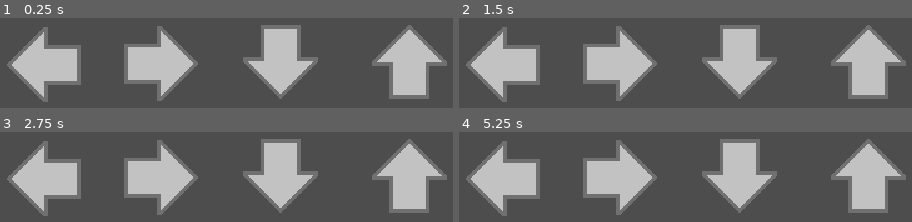
Above: before the commit, frames 1-4 (two rows, left to right).
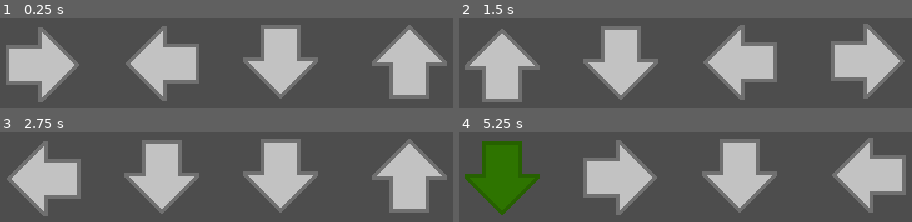
Above: after the commit, the same moments.

Repository: bowenjos/PigsquadAugust2024
Game: Godot game, scene res://Scenes/Player.tscn
The game is run twice, just before and just after one commit, with the same random seed, the same clock (stepped at 60 frames per second) and the same inputs. This scene is started directly instead of the project's main scene.
Inputs:
- Up to frame 1 (0.25 s): no input
- Up to frame 2 (1.5 s): tap Enter at 0.5 s; hold D (RightInput) 0.53-1.28 s; tap Space (Throw) at 0.6, 1.25, 1.35 s; hold S (DownInput) from 1.28 s (still down)
- Up to frame 3 (2.75 s): tap Enter at 2 s; release S (DownInput) at 2.03 s; hold D (RightInput) from 2.03 s (still down); tap Space (Throw) at 2.1 s
- Up to frame 4 (5.25 s): tap Space (Throw) at 2.75, 2.85, 3.6, 4.25, 4.35, 5.1 s; release D (RightInput) at 2.78 s; hold W (UpInput) 2.78-3.53 s; tap Enter at 3.5 s; hold A (LeftInput) 3.53-5.03 s; hold S (DownInput) from 5.03 s (still down)

The runs differ from the first frame. In frame 1, 9.0% of the frame differs, in the area x 1-44%, y 8-94%; in frame 2, 16%, in the area x 1-99%, y 6-94%; in frame 3, 4.1%; in frame 4, 13%.
Error before the commit: Invalid access to property or key 'direction' on a base object of type 'null instance'. (res://Scripts/Player.gd:33)

Commit message:
Arrow Sequence works now

Diff:
--- a/Scenes/GameScene.tscn
+++ b/Scenes/GameScene.tscn
@@ -1,12 +1,10 @@
-[gd_scene load_steps=22 format=3 uid="uid://detg57w1ysds8"]
+[gd_scene load_steps=20 format=3 uid="uid://detg57w1ysds8"]
 
 [ext_resource type="Script" path="res://Scripts/GameController.gd" id="1_ah28k"]
 [ext_resource type="Texture2D" uid="uid://kswsb0xkeaw7" path="res://Art/ShotputStart.png" id="1_l10wb"]
 [ext_resource type="PackedScene" uid="uid://b54ha8ps4qtx7" path="res://Scenes/arena.tscn" id="2_wwqv8"]
 [ext_resource type="PackedScene" uid="uid://r66rhh3nkxrp" path="res://Scenes/shot_put.tscn" id="3_7735l"]
-[ext_resource type="Script" path="res://StartingZone.gd" id="4_w2wv6"]
 [ext_resource type="Texture2D" uid="uid://byv0gd8tnb885" path="res://Art/Sky1.png" id="6_w7oyl"]
-[ext_resource type="Script" path="res://BackGround.gd" id="7_0fyyp"]
 [ext_resource type="Texture2D" uid="uid://ptfds5xc28ac" path="res://Art/Sky2.png" id="8_d41h0"]
 [ext_resource type="Texture2D" uid="uid://d26okojr8sum0" path="res://Art/Sky3.png" id="9_yrmrf"]
 [ext_resource type="Texture2D" uid="uid://rbf7f2wuk77n" path="res://Art/Sky4.png" id="10_peih6"]
@@ -36,7 +34,6 @@
 [node name="StartingZone" type="Sprite2D" parent="."]
 texture = ExtResource("1_l10wb")
 offset = Vector2(320, 240)
-script = ExtResource("4_w2wv6")
 
 [node name="ShotPut" parent="." instance=ExtResource("3_7735l")]
 z_index = 1
@@ -48,223 +45,184 @@
 [node name="Sky1_1" type="Sprite2D" parent="BackgroundHolder"]
 texture = ExtResource("6_w7oyl")
 offset = Vector2(320, -240)
-script = ExtResource("7_0fyyp")
 
 [node name="Sky1_2" type="Sprite2D" parent="BackgroundHolder"]
 position = Vector2(640, 0)
 texture = ExtResource("6_w7oyl")
 offset = Vector2(320, -240)
-script = ExtResource("7_0fyyp")
 
 [node name="Sky1_3" type="Sprite2D" parent="BackgroundHolder"]
 position = Vector2(1280, 0)
 texture = ExtResource("6_w7oyl")
 offset = Vector2(320, -240)
-script = ExtResource("7_0fyyp")
 
 [node name="Sky2_1" type="Sprite2D" parent="BackgroundHolder"]
 texture = ExtResource("8_d41h0")
 offset = Vector2(320, -720)
-script = ExtResource("7_0fyyp")
 
 [node name="Sky2_2" type="Sprite2D" parent="BackgroundHolder"]
 position = Vector2(640, 0)
 texture = ExtResource("8_d41h0")
 offset = Vector2(320, -720)
-script = ExtResource("7_0fyyp")
 
 [node name="Sky2_3" type="Sprite2D" parent="BackgroundHolder"]
 position = Vector2(1280, 0)
 texture = ExtResource("8_d41h0")
 offset = Vector2(320, -720)
-script = ExtResource("7_0fyyp")
 
 [node name="Sky3_1" type="Sprite2D" parent="BackgroundHolder"]
 texture = ExtResource("9_yrmrf")
 offset = Vector2(320, -1200)
-script = ExtResource("7_0fyyp")
 
 [node name="Sky3_2" type="Sprite2D" parent="BackgroundHolder"]
 position = Vector2(640, 0)
 texture = ExtResource("9_yrmrf")
 offset = Vector2(320, -1200)
-script = ExtResource("7_0fyyp")
 
 [node name="Sky3_3" type="Sprite2D" parent="BackgroundHolder"]
 position = Vector2(1280, 0)
 texture = ExtResource("9_yrmrf")
 offset = Vector2(320, -1200)
-script = ExtResource("7_0fyyp")
 
 [node name="Sky4_1" type="Sprite2D" parent="BackgroundHolder"]
 texture = ExtResource("10_peih6")
 offset = Vector2(320, -1680)
-script = ExtResource("7_0fyyp")
 
 [node name="Sky4_2" type="Sprite2D" parent="BackgroundHolder"]
 position = Vector2(640, 0)
 texture = ExtResource("10_peih6")
 offset = Vector2(320, -1680)
-script = ExtResource("7_0fyyp")
 
 [node name="Sky4_3" type="Sprite2D" parent="BackgroundHolder"]
 position = Vector2(1280, 0)
 texture = ExtResource("10_peih6")
 offset = Vector2(320, -1680)
-script = ExtResource("7_0fyyp")
 
 [node name="Sky5_1" type="Sprite2D" parent="BackgroundHolder"]
 texture = ExtResource("11_qngac")
 offset = Vector2(320, -2160)
-script = ExtResource("7_0fyyp")
 
 [node name="Sky5_2" type="Sprite2D" parent="BackgroundHolder"]
 position = Vector2(640, 0)
 texture = ExtResource("11_qngac")
 offset = Vector2(320, -2160)
-script = ExtResource("7_0fyyp")
 
 [node name="Sky5_3" type="Sprite2D" parent="BackgroundHolder"]
 position = Vector2(1280, 0)
 texture = ExtResource("11_qngac")
 offset = Vector2(320, -2160)
-script = ExtResource("7_0fyyp")
 
 [node name="Sky6_1" type="Sprite2D" parent="BackgroundHolder"]
 texture = ExtResource("12_7x7io")
 offset = Vector2(320, -2640)
-script = ExtResource("7_0fyyp")
 
 [node name="Sky6_2" type="Sprite2D" parent="BackgroundHolder"]
 position = Vector2(640, 0)
 texture = ExtResource("12_7x7io")
 offset = Vector2(320, -2640)
-script = ExtResource("7_0fyyp")
 
 [node name="Sky6_3" type="Sprite2D" parent="BackgroundHolder"]
 position = Vector2(1280, 0)
 texture = ExtResource("12_7x7io")
 offset = Vector2(320, -2640)
-script = ExtResource("7_0fyyp")
 
 [node name="Sky7_1" type="Sprite2D" parent="BackgroundHolder"]
 texture = ExtResource("13_6h2da")
 offset = Vector2(320, -3120)
-script = ExtResource("7_0fyyp")
 
 [node name="Sky7_2" type="Sprite2D" parent="BackgroundHolder"]
 position = Vector2(640, 0)
 texture = ExtResource("13_6h2da")
 offset = Vector2(320, -3120)
-script = ExtResource("7_0fyyp")
 
 [node name="Sky7_3" type="Sprite2D" parent="BackgroundHolder"]
 position = Vector2(1280, 0)
 texture = ExtResource("13_6h2da")
 offset = Vector2(320, -3120)
-script = ExtResource("7_0fyyp")
 
 [node name="Sky8_1" type="Sprite2D" parent="BackgroundHolder"]
 texture = ExtResource("14_f0jb2")
 offset = Vector2(320, -3600)
-script = ExtResource("7_0fyyp")
 
 [node name="Sky8_2" type="Sprite2D" parent="BackgroundHolder"]
 position = Vector2(640, 0)
 texture = ExtResource("14_f0jb2")
 offset = Vector2(320, -3600)
-script = ExtResource("7_0fyyp")
 
 [node name="Sky8_3" type="Sprite2D" parent="BackgroundHolder"]
 position = Vector2(1280, 0)
 texture = ExtResource("14_f0jb2")
 offset = Vector2(320, -3600)
-script = ExtResource("7_0fyyp")
 
 [node name="Sky9_1" type="Sprite2D" parent="BackgroundHolder"]
 texture = ExtResource("15_trgck")
 offset = Vector2(320, -4080)
-script = ExtResource("7_0fyyp")
 
 [node name="Sky9_2" type="Sprite2D" parent="BackgroundHolder"]
 position = Vector2(640, 0)
 texture = ExtResource("15_trgck")
 offset = Vector2(320, -4080)
-script = ExtResource("7_0fyyp")
 
 [node name="Sky9_3" type="Sprite2D" parent="BackgroundHolder"]
 position = Vector2(1280, 0)
 texture = ExtResource("15_trgck")
 offset = Vector2(320, -4080)
-script = ExtResource("7_0fyyp")
 
 [node name="Sky10_1" type="Sprite2D" parent="BackgroundHolder"]
 texture = ExtResource("16_euopy")
 offset = Vector2(320, -4560)
-script = ExtResource("7_0fyyp")
 
 [node name="Sky10_2" type="Sprite2D" parent="BackgroundHolder"]
 position = Vector2(640, 0)
 texture = ExtResource("16_euopy")
 offset = Vector2(320, -4560)
-script = ExtResource("7_0fyyp")
 
 [node name="Sky10_3" type="Sprite2D" parent="BackgroundHolder"]
 position = Vector2(1280, 0)
 texture = ExtResource("16_euopy")
 offset = Vector2(320, -4560)
-script = ExtResource("7_0fyyp")
 
 [node name="Sky11_1" type="Sprite2D" parent="BackgroundHolder"]
 texture = ExtResource("17_1h1sc")
 offset = Vector2(320, -5040)
-script = ExtResource("7_0fyyp")
 
 [node name="Sky11_2" type="Sprite2D" parent="BackgroundHolder"]
 position = Vector2(640, 0)
 texture = ExtResource("17_1h1sc")
 offset = Vector2(320, -5040)
-script = ExtResource("7_0fyyp")
 
 [node name="Sky11_3" type="Sprite2D" parent="BackgroundHolder"]
 position = Vector2(1280, 0)
 texture = ExtResource("17_1h1sc")
 offset = Vector2(320, -5040)
-script = ExtResource("7_0fyyp")
 
 [node name="Sky12_1" type="Sprite2D" parent="BackgroundHolder"]
 texture = ExtResource("18_xan2x")
 offset = Vector2(320, -5520)
-script = ExtResource("7_0fyyp")
 
 [node name="Sky12_2" type="Sprite2D" parent="BackgroundHolder"]
 position = Vector2(640, 0)
 texture = ExtResource("18_xan2x")
 offset = Vector2(320, -5520)
-script = ExtResource("7_0fyyp")
 
 [node name="Sky12_3" type="Sprite2D" parent="BackgroundHolder"]
 position = Vector2(1280, 0)
 texture = ExtResource("18_xan2x")
 offset = Vector2(320, -5520)
-script = ExtResource("7_0fyyp")
 
 [node name="Sky13_1" type="Sprite2D" parent="BackgroundHolder"]
 texture = ExtResource("19_rc0yk")
 offset = Vector2(320, -6000)
-script = ExtResource("7_0fyyp")
 
 [node name="Sky13_2" type="Sprite2D" parent="BackgroundHolder"]
 position = Vector2(640, 0)
 texture = ExtResource("19_rc0yk")
 offset = Vector2(320, -6000)
-script = ExtResource("7_0fyyp")
 
 [node name="Sky13_3" type="Sprite2D" parent="BackgroundHolder"]
 position = Vector2(1280, 0)
 texture = ExtResource("19_rc0yk")
 offset = Vector2(320, -6000)
-script = ExtResource("7_0fyyp")
 
 [node name="BionicArm" type="Sprite2D" parent="."]
 position = Vector2(339, 392)
--- a/Scripts/Arrow.gd
+++ b/Scripts/Arrow.gd
@@ -22,9 +22,9 @@
 	elif(direction == 1):
 		self.rotation = PI
 	elif(direction == 2):
+		self.rotation = -PI/2
+	elif(direction == 3):
 		self.rotation = PI/2
-	elif(direction == 3):
-		self.rotation = -PI/2
 
 func correct():
 	self.texture = load("res://Art/ArrowGreen.png")
--- a/Scripts/Player.gd
+++ b/Scripts/Player.gd
@@ -1,8 +1,9 @@
 extends Node
 
 var index: int = 0
+var power: int = 0
 
-var arrows = [$InputArrow, $InputArrow2, $InputArrow3, $InputArrow4]
+@onready var arrows = [$InputArrow, $InputArrow2, $InputArrow3, $InputArrow4]
 
 # Called when the node enters the scene tree for the first time.
 func _ready():
@@ -27,11 +28,20 @@
 func ShuffleArrows():
 	for arrow in arrows:
 		arrow.shuffle()
+	index = 0
 
 
 func CheckCurrentArrow(value):
 	if(arrows[index].direction == value):
-		arrows[index].success()
+		arrows[index].correct()
 		index += 1
 	else:
 		arrows[index].failed()
+		ShuffleArrows()
+
+	if(index > 3):
+		FinishedSequence()
+
+func FinishedSequence():
+	power += 1
+	ShuffleArrows()
Not shown: 1 places in Scenes/InputArrow.tscn that only renumber resources
